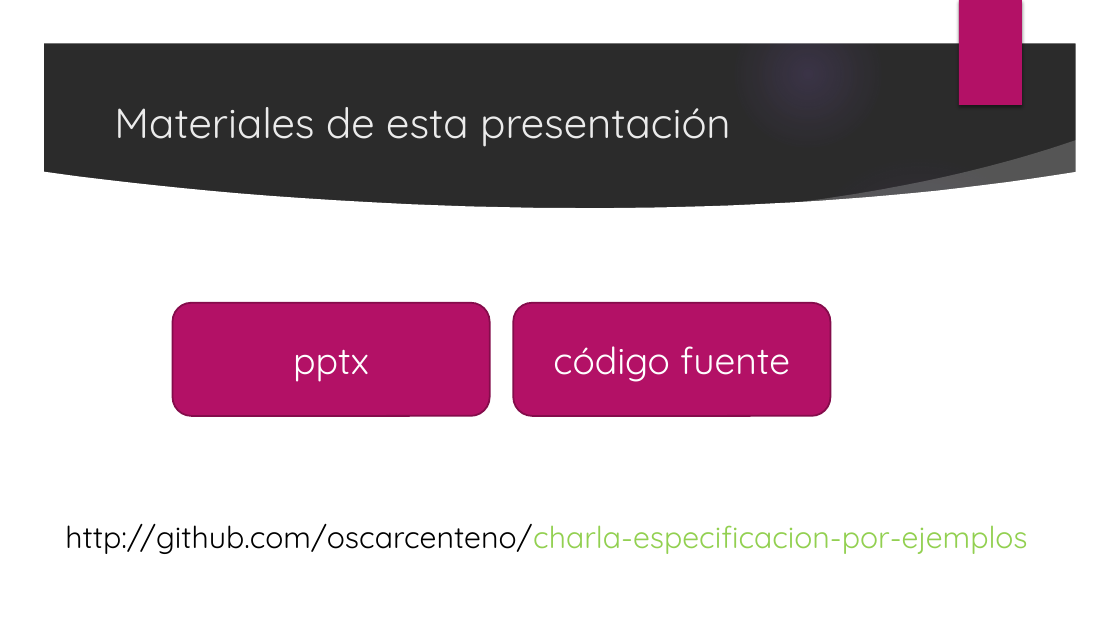
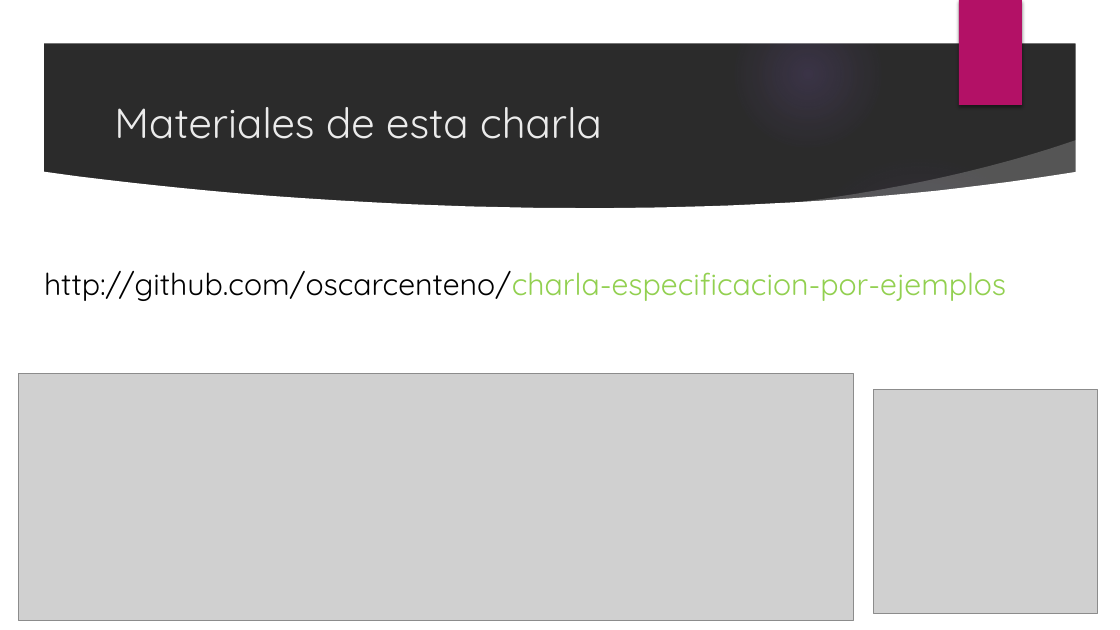
Before and after one commit to oscarcenteno/charla-especificacion-por-ejemplos, a slide deck: slide 23 of Especificacion por Ejemplos.pptx (slide 22 before the commit). Drawn at 1120x630 pixels with LibreOffice and Linux fonts; fonts in the diff are those of the drawing; grey boxes stand for pictures; background and template pictures are left out; a plain dark background stands for a picture behind light text. Boxes give left, top, right and bottom in pixels: in the first picture for what was removed or moved away, otherwise in the second. Text is boxed around its words. In the diff, an @@ line names an element or a change of style, - is before the commit and + after.

Commit message:
Aclaro ejemplos y formatos

```diff
--- a/Especificacion por Ejemplos.pptx
+++ b/Especificacion por Ejemplos.pptx
@@ title at (114,107,602,139): text changed @@
-Materiales de esta presentación
+Materiales de esta charla
@@ text "http://github.com/oscarcenteno/charla-especificacion-por-eje ...": place and size @@
-text "http://github.com/oscarcenteno/charla-especificacion-por-eje ..." at (65,524,1027,554)
+text "http://github.com/oscarcenteno/charla-especificacion-por-eje ..." at (44,271,1006,301)
@@ rounded rectangle removed at (172,302,490,416) @@
-pptx
@@ rounded rectangle removed at (513,302,831,416) @@
-código fuente
@@ picture added at (18,374,854,620) @@
@@ picture added at (873,389,1097,613) @@
```
Also in this commit, not shown: 1 other slide changed, 1 slide added, 3 other files.
